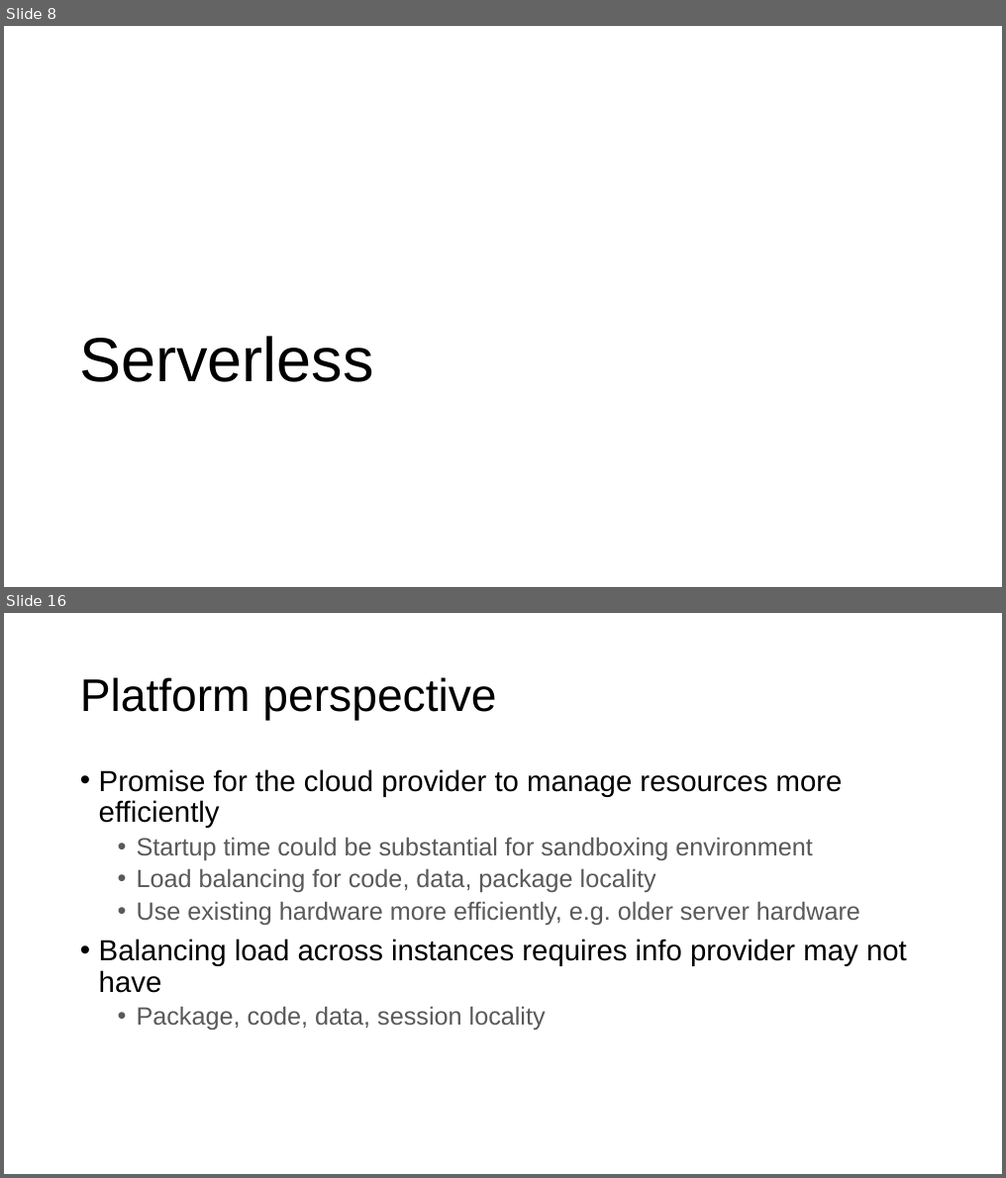
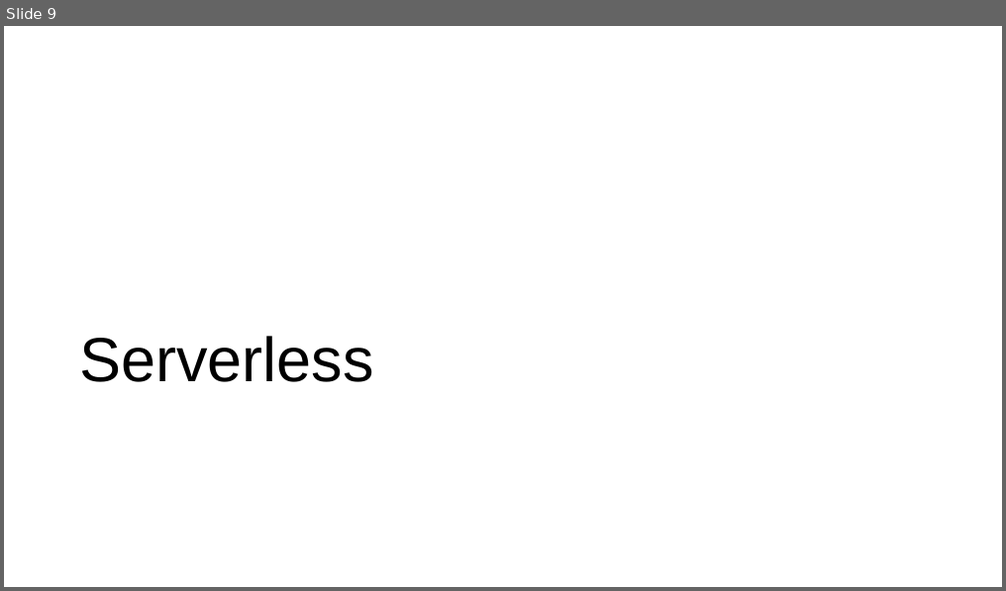
Before and after one commit to ngsrinivas/coursegen, a slide deck: ex/553-S25/staging/553-S25/lectures/07-application-architecture.pptx. Shown one above the other, each under a label of ours: slides 8 and 16 before the commit, slide 9 after it; the slides between them are not shown. The pictures are 1006x1178 and 1006x591 pixels, drawn with LibreOffice and Linux fonts; fonts in the diff are those of the drawing. Boxes give left, top, right and bottom in pixels: in the first picture for what was removed or moved away, otherwise in the second. Text is boxed around its words. In the diff, an @@ line names an element or a change of style, - is before the commit and + after.

Commit message:
Add lecture 7 serverless

```diff
--- a/ex/553-S25/staging/553-S25/lectures/07-application-architecture.pptx
+++ b/ex/553-S25/staging/553-S25/lectures/07-application-architecture.pptx
@@ slide 16 removed at (4,613,1002,1174), background #FFFFFF @@
@@ title removed at (80,677,496,721) @@
-Platform perspective
@@ text removed at (99,769,907,1030) @@
-• Promise for the cloud provider to manage resources more efficiently
-  • Startup time could be substantial for sandboxing environment
-  • Load balancing for code, data, package locality
-  • Use existing hardware more efficiently, e.g. older server hardware
-• Balancing load across instances requires info provider may not have
-  • Package, code, data, session locality
@@ what was slide 8 is now slide 9 @@
```
Also in this commit, not shown: 7 slides changed, 6 slides added, 2 other slides removed, 2 other files.
